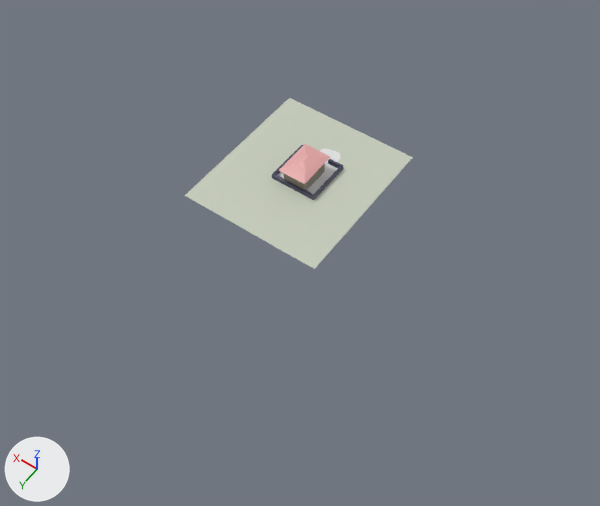
The Blender file TresFabulasGeniales/Assets/Modelos/Entorno/terceraHistoria/escenaTerceraHistoria.blend: old version first, new version second.
Camera for both pictures: a 50 mm camera at (-1010.0, 1437.0, 1848.0) aimed at (-23.0, 55.0, -322.0). Arrows for +X, +Y and +Z are at lower left; the lights stay in place.

The older version as bpy lines, for what is in view:
```python
ob_cube = bpy.data.objects.new('Cube', me_cube_001)
ob_cube.location = (0.0, 0.0, 0.0)
```
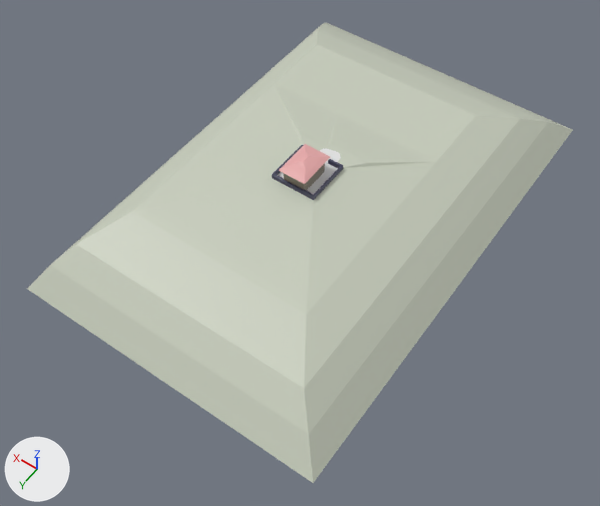
Boxes (x1, y1, x2, y2) around the edits, measured in the pictures (600 x 506 px):
'Cube', reshaped: before (185, 98, 413, 269); after (27, 23, 573, 483)

The change in detail:
me_cube_001 is used by ob_cube; location (0.0, 0.0, 0.0).
me_cube_001 had 5773 vertices, 5051 faces, 9 loose edges and spanned x -228.0..1166.0, y -266.0..271.0, z -28.0..54.0.
me_cube_001 now has 5970 vertices, 5254 faces, 9 loose edges and spans x -539.0..1166.0, y -890.0..720.0, z -214.0..54.0.
Part 1, on me_cube_001:
3 vertices are removed from x -228.0..249.0, y -266.0..31.0, z -20.0..-1.0.
35 faces are deleted.
54 vertices move from x -228.0..249.0, y -266.0..271.0, z -20.0..-1.0 to x -286.0..357.0, y -320.0..393.0, z -50.0..-1.0.
169 vertices are added at x -539.0..521.0, y -890.0..720.0, z -214.0..-50.0.
15 new vertices lie (0.0, -262.0, 0.0) away from vertices in x -228.0..249.0, y -266.0, z -20.0..-19.0.
10 new vertices lie (7.0, 0.0, 0.0) away from vertices in x -105.0..185.0, y -890.0..720.0, z -213.0..-89.0.
6 new vertices lie (0.0, 432.0, 0.0) away from vertices in x -539.0..521.0, y -890.0..-861.0, z -213.0.
118 new faces join them, mat_material_001 (blue #c2d8e7).
108 new faces join them, mat_material_009 (light grey #c8cebd).
3 new faces join them, mat_material_066 (blue #c0cee7).
9 new faces join them, mat_material_003 (beige #d3c6af).
